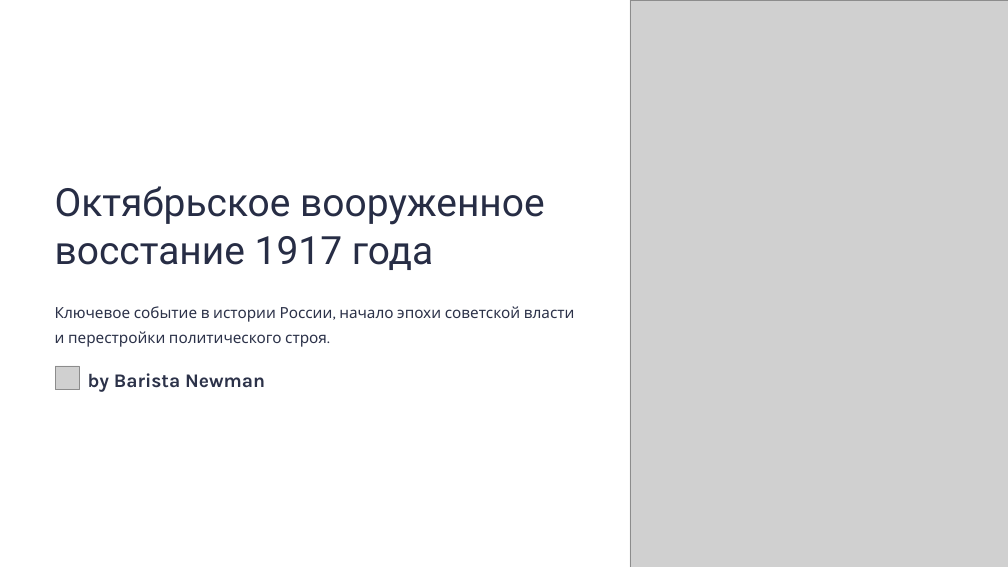
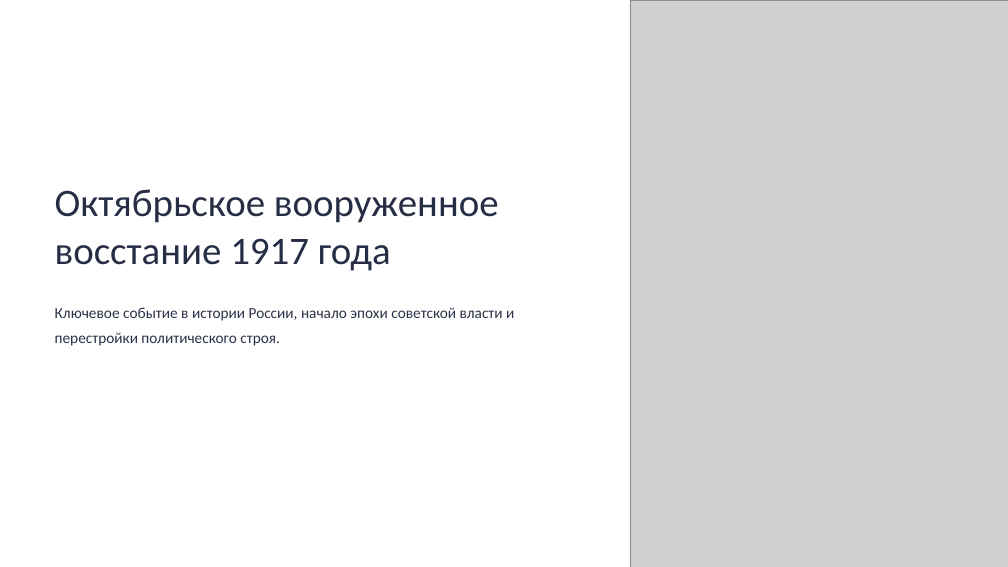
Before and after one commit to ginterloper/ginterloper, a slide deck: slide 1 of Oktyabrskoe-vooruzhennoe-vosstanie-1917-goda.pptx. Drawn at 1008x567 pixels with LibreOffice and Linux fonts; fonts in the diff are those of the drawing; grey boxes stand for pictures; background and template pictures are left out. Boxes give left, top, right and bottom in pixels: in the first picture for what was removed or moved away, otherwise in the second. Text is boxed around its words. In the diff, an @@ line names an element or a change of style, - is before the commit and + after.

```diff
--- a/Oktyabrskoe-vooruzhennoe-vosstanie-1917-goda.pptx
+++ b/Oktyabrskoe-vooruzhennoe-vosstanie-1917-goda.pptx
@@ background #000000 to #FFFFFF @@
@@ rectangle removed at [0, 0, 1008, 567] @@
@@ text "Октябрьское вооруженное восстание 1917 года" at [55, 189, 499, 271]: font Roboto to Calibri @@
@@ text "Ключевое событие в истории России, ..." at [55, 307, 514, 346]: font Karla to Calibri @@
@@ picture removed at [55, 366, 79, 390] @@
@@ text removed at [88, 373, 265, 392] @@
-by Barista Newman
```
Also in this commit, not shown: 3 other slides changed.
